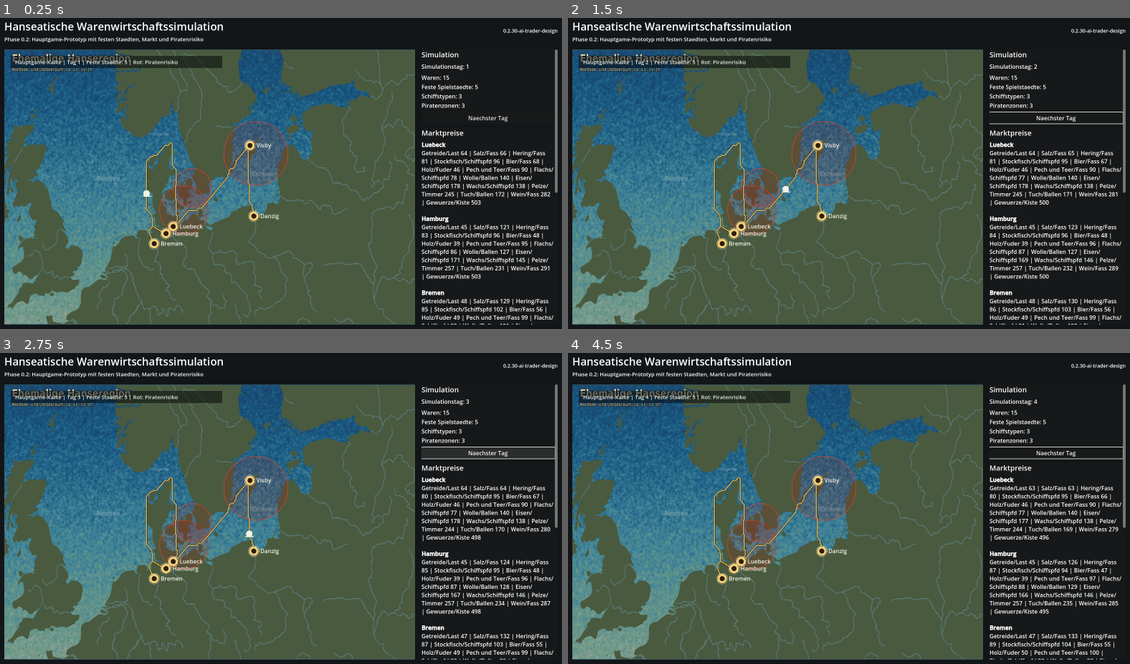
Above: before the commit, frames 1-4 (two rows, left to right).
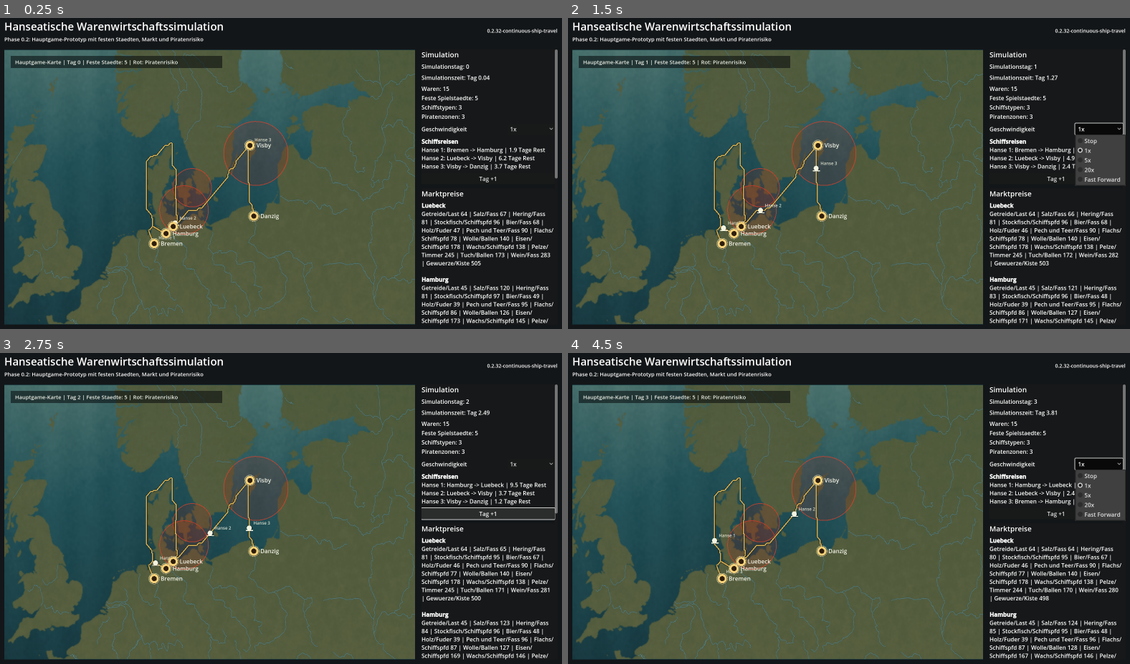
Above: after the commit, the same moments.

Repository: Lurchi-it-is/Patrizier_Remake
Game: Godot game, scene res://scenes/launcher.tscn
Two runs of this game, one before a commit and one after it. Both use one fixed random seed, a clock stepped at 60 frames per second and the inputs below.
Inputs (mouse positions are in pixels of both pictures, inside the frame that each line leads up to):
- Up to frame 1 (0.25 s): no input
- Up to frame 2 (1.5 s): click "Naechster Tag" (after the commit: "Tag +1") at 0.5 s; click (1096, 129) at 1.25 s, where only the run after the commit has a clickable "1x"
- Up to frame 3 (2.75 s): click "Naechster Tag" (after the commit: "Tag +1") at 2 s
- Up to frame 4 (4.5 s): click (1096, 464) at 2.75 s, where only the run after the commit has a clickable "1x"; click "Naechster Tag" (after the commit: "Tag +1") at 3.5 s; click (1096, 464) at 4.25 s, where only the run after the commit has a clickable "1x"

The runs differ from the first frame. In frame 1, 28% of the frame differs, in the area x 0-100%, y 3-99%; in frame 2, 29%; in frame 3, 28%; in frame 4, 29%.

Commit message:
Add continuous ship travel controls

Diff:
--- a/assets/maps/hanse_region_1600x900.json
+++ b/assets/maps/hanse_region_1600x900.json
@@ -16,6 +16,10 @@
     "Natural Earth 1:10m rivers and lake centerlines",
     "Researched historical waterway references for selected Hanse cities"
   ],
+  "visual_style": {
+    "name": "modern_hanse_sea_chart",
+    "basis": "Historically inspired Hanse sea chart with modern readability, muted land colors, brass accents and a teal North/Baltic Sea palette."
+  },
   "historical_waterways": [
     {
       "id": "thames_london",
--- a/project.godot
+++ b/project.godot
@@ -7,7 +7,7 @@
 
 config/name="Hanseatische Warenwirtschaftssimulation"
 config/description="Datengetriebene Hanse-Handels- und Seeschlacht-Simulation."
-config/version="0.2.30-ai-trader-design"
+config/version="0.2.32-continuous-ship-travel"
 run/main_scene="res://scenes/launcher.tscn"
 config/features=PackedStringArray("4.3")
 
--- a/scripts/main_game.gd
+++ b/scripts/main_game.gd
@@ -5,11 +5,28 @@
 const CombatResolver = preload("res://scripts/simulation/combat_resolver.gd")
 const MapView = preload("res://scripts/ui/map_view.gd")
 
+const DEMO_ROUTE: Array[String] = ["bremen", "hamburg", "luebeck", "visby", "danzig"]
+const BASE_SHIP_PIXELS_PER_DAY := 80.0
+const SPEED_OPTIONS := [
+	{"label": "Stop", "days_per_second": 0.0},
+	{"label": "1x", "days_per_second": 0.18},
+	{"label": "5x", "days_per_second": 0.90},
+	{"label": "20x", "days_per_second": 3.60},
+	{"label": "Fast Forward", "days_per_second": 10.0},
+]
+
 var catalog: Dictionary = {}
 var simulation
 var combat_preview: Dictionary = {}
+var simulation_time_days: float = 0.0
+var current_speed_index: int = 1
+var demo_ships: Array = []
+var ship_type_by_id: Dictionary = {}
 
 var day_label: Label
+var clock_label: Label
+var speed_select: OptionButton
+var travel_label: RichTextLabel
 var market_label: RichTextLabel
 var combat_label: RichTextLabel
 var map_view
@@ -17,11 +34,28 @@
 func _ready() -> void:
 	var loader := CatalogLoader.new()
 	catalog = loader.load_all()
+	_index_ship_types()
 	simulation = SimulationState.new(catalog)
-	simulation.advance_days(1)
+	_initialize_demo_ships()
 	combat_preview = _resolve_demo_combat()
 
 	_build_layout()
+	_refresh_ui()
+	set_process(true)
+
+func _process(delta: float) -> void:
+	var days_delta: float = float(SPEED_OPTIONS[current_speed_index]["days_per_second"]) * delta
+	if days_delta <= 0.0:
+		return
+
+	simulation_time_days += days_delta
+	_advance_demo_ships(days_delta)
+
+	var full_days: int = int(floor(simulation_time_days)) - simulation.day
+	if full_days > 0:
+		simulation.advance_days(full_days)
+		combat_preview = _resolve_demo_combat()
+
 	_refresh_ui()
 
 func _build_layout() -> void:
@@ -113,6 +147,9 @@
 	day_label = Label.new()
 	content.add_child(day_label)
 
+	clock_label = Label.new()
+	content.add_child(clock_label)
+
 	var stats := Label.new()
 	stats.text = "Waren: %d\nFeste Spielstaedte: %d\nSchiffstypen: %d\nPiratenzonen: %d" % [
 		catalog.get("goods", []).size(),
@@ -122,8 +159,30 @@
 	]
 	content.add_child(stats)
 
+	var speed_row := HBoxContainer.new()
+	speed_row.add_theme_constant_override("separation", 8)
+	content.add_child(speed_row)
+
+	var speed_label := Label.new()
+	speed_label.text = "Geschwindigkeit"
+	speed_label.size_flags_horizontal = Control.SIZE_EXPAND_FILL
+	speed_row.add_child(speed_label)
+
+	speed_select = OptionButton.new()
+	for index in range(SPEED_OPTIONS.size()):
+		speed_select.add_item(String(SPEED_OPTIONS[index]["label"]), index)
+	speed_select.selected = current_speed_index
+	speed_select.item_selected.connect(_on_speed_selected)
+	speed_row.add_child(speed_select)
+
+	travel_label = RichTextLabel.new()
+	travel_label.bbcode_enabled = true
+	travel_label.fit_content = true
+	travel_label.custom_minimum_size = Vector2(320, 92)
+	content.add_child(travel_label)
+
 	var advance := Button.new()
-	advance.text = "Naechster Tag"
+	advance.text = "Tag +1"
 	advance.pressed.connect(_on_advance_day_pressed)
 	content.add_child(advance)
 
@@ -174,9 +233,12 @@
 
 func _refresh_ui() -> void:
 	day_label.text = "Simulationstag: %d" % simulation.day
+	clock_label.text = "Simulationszeit: Tag %.2f" % simulation_time_days
+	travel_label.text = _travel_preview()
 	market_label.text = _market_preview()
 	combat_label.text = _combat_preview()
 	map_view.set_simulation_day(simulation.day)
+	map_view.set_route_ships(_map_ship_entries())
 
 func _market_preview() -> String:
 	var lines: Array[String] = []
@@ -229,9 +291,117 @@
 	})
 
 func _on_advance_day_pressed() -> void:
+	simulation_time_days = max(simulation_time_days, float(simulation.day)) + 1.0
+	_advance_demo_ships(1.0)
 	simulation.advance_days(1)
+	combat_preview = _resolve_demo_combat()
 	_refresh_ui()
 
 func _on_resolve_combat_pressed() -> void:
 	combat_preview = _resolve_demo_combat()
 	_refresh_ui()
+
+func _on_speed_selected(index: int) -> void:
+	current_speed_index = clampi(index, 0, SPEED_OPTIONS.size() - 1)
+	_refresh_ui()
+
+func _index_ship_types() -> void:
+	ship_type_by_id.clear()
+	for ship_type_entry in catalog.get("ship_types", []):
+		var ship_type: Dictionary = ship_type_entry
+		ship_type_by_id[String(ship_type.get("id", ""))] = ship_type
+
+func _initialize_demo_ships() -> void:
+	demo_ships = [
+		{"name": "Hanse 1", "ship_type": "kogge", "route_index": 0, "elapsed_days": 0.0},
+		{"name": "Hanse 2", "ship_type": "kogge", "route_index": 2, "elapsed_days": 0.0},
+		{"name": "Hanse 3", "ship_type": "kogge", "route_index": 3, "elapsed_days": 0.0},
+	]
+
+func _advance_demo_ships(days_delta: float) -> void:
+	for ship_entry in demo_ships:
+		var ship: Dictionary = ship_entry
+		var remaining_days: float = days_delta
+		while remaining_days > 0.0:
+			var travel_days: float = _ship_segment_travel_days(ship)
+			if travel_days <= 0.0:
+				_advance_ship_segment(ship)
+				break
+
+			var elapsed: float = float(ship.get("elapsed_days", 0.0))
+			var segment_remaining: float = travel_days - elapsed
+			if remaining_days < segment_remaining:
+				ship["elapsed_days"] = elapsed + remaining_days
+				break
+
+			remaining_days -= segment_remaining
+			ship["elapsed_days"] = 0.0
+			_advance_ship_segment(ship)
+
+func _advance_ship_segment(ship: Dictionary) -> void:
+	var route_index: int = int(ship.get("route_index", 0))
+	route_index = (route_index + 1) % (DEMO_ROUTE.size() - 1)
+	ship["route_index"] = route_index
+
+func _ship_segment_travel_days(ship: Dictionary) -> float:
+	var from_city_id: String = _ship_from_city(ship)
+	var to_city_id: String = _ship_to_city(ship)
+	var distance_px: float = map_view.get_route_distance_px(from_city_id, to_city_id) if map_view != null else 0.0
+	var speed: float = _ship_speed(ship)
+	if speed <= 0.0:
+		return 0.0
+	return max(0.1, distance_px / (BASE_SHIP_PIXELS_PER_DAY * speed))
+
+func _ship_speed(ship: Dictionary) -> float:
+	var ship_type_id: String = String(ship.get("ship_type", "kogge"))
+	var ship_type: Dictionary = ship_type_by_id.get(ship_type_id, {})
+	return float(ship_type.get("speed", 1.0))
+
+func _ship_from_city(ship: Dictionary) -> String:
+	var route_index: int = clampi(int(ship.get("route_index", 0)), 0, DEMO_ROUTE.size() - 2)
+	return DEMO_ROUTE[route_index]
+
+func _ship_to_city(ship: Dictionary) -> String:
+	var route_index: int = clampi(int(ship.get("route_index", 0)), 0, DEMO_ROUTE.size() - 2)
+	return DEMO_ROUTE[route_index + 1]
+
+func _ship_progress(ship: Dictionary) -> float:
+	var travel_days: float = _ship_segment_travel_days(ship)
+	if travel_days <= 0.0:
+		return 1.0
+	return clampf(float(ship.get("elapsed_days", 0.0)) / travel_days, 0.0, 1.0)
+
+func _map_ship_entries() -> Array:
+	var ships: Array = []
+	for ship_entry in demo_ships:
+		var ship: Dictionary = ship_entry
+		ships.append({
+			"name": String(ship.get("name", "")),
+			"from": _ship_from_city(ship),
+			"to": _ship_to_city(ship),
+			"progress": _ship_progress(ship),
+		})
+	return ships
+
+func _travel_preview() -> String:
+	var lines: Array[String] = ["[b]Schiffsreisen[/b]"]
+	for ship_entry in demo_ships:
+		var ship: Dictionary = ship_entry
+		var from_city_id: String = _ship_from_city(ship)
+		var to_city_id: String = _ship_to_city(ship)
+		var travel_days: float = _ship_segment_travel_days(ship)
+		var remaining_days: float = max(0.0, travel_days - float(ship.get("elapsed_days", 0.0)))
+		lines.append("%s: %s -> %s | %.1f Tage Rest" % [
+			String(ship.get("name", "")),
+			_city_name(from_city_id),
+			_city_name(to_city_id),
+			remaining_days
+		])
+	return "\n".join(lines)
+
+func _city_name(city_id: String) -> String:
+	for city_entry in catalog.get("cities", []):
+		var city: Dictionary = city_entry
+		if String(city.get("id", "")) == city_id:
+			return String(city.get("name", city_id))
+	return city_id
--- a/scripts/map_editor.gd
+++ b/scripts/map_editor.gd
@@ -3,7 +3,7 @@
 const CatalogLoader = preload("res://scripts/data/catalog_loader.gd")
 const MapView = preload("res://scripts/ui/map_view.gd")
 const CITY_VALUES_EXPORT_PATH := "user://custom_map_city_values.json"
-const EDITOR_VERSION := "0.2.30-ai-trader-design"
+const EDITOR_VERSION := "0.2.32-continuous-ship-travel"
 const POPULATION_GROUP_DISTRIBUTION_BY_KIND := {
 	"core": {"poor": 0.40, "craftsmen": 0.35, "burghers": 0.20, "patricians": 0.05},
 	"kontor": {"poor": 0.35, "craftsmen": 0.25, "burghers": 0.30, "patricians": 0.10},
--- a/scripts/ui/map_view.gd
+++ b/scripts/ui/map_view.gd
@@ -12,6 +12,7 @@
 var cities: Array = []
 var navigation_routes: Dictionary = {}
 var navigation_city_harbors: Dictionary = {}
+var route_ships: Array = []
 var editor_cities: Array = []
 var placed_editor_city_ids: Array[String] = []
 var selected_editor_city_id: String = ""
@@ -90,6 +91,10 @@
 	simulation_day = day
 	queue_redraw()
 
+func set_route_ships(ships: Array) -> void:
+	route_ships = ships.duplicate(true)
+	queue_redraw()
+
 func set_layers(is_game_layer_visible: bool, is_editor_layer_visible: bool) -> void:
 	show_game_layer = is_game_layer_visible
 	show_editor_layer = is_editor_layer_visible
@@ -101,6 +106,7 @@
 	_draw_pirate_zones()
 	if show_game_layer:
 		_draw_routes()
+		_draw_route_ships()
 		_draw_cities()
 	if show_editor_layer:
 		_draw_editor_cities()
@@ -141,9 +147,32 @@
 			draw_line(route_points[point_index], route_points[point_index + 1], Color(0.08, 0.06, 0.03, 0.58), 5.5)
 			draw_line(route_points[point_index], route_points[point_index + 1], Color(0.95, 0.78, 0.36, 0.86), 3.0)
 
-	var ship_position := _interpolate_route(route)
+	if not route_ships.is_empty():
+		return
+
+	var ship_position := _interpolate_demo_route(route)
 	draw_circle(ship_position, 9.0, Color(0.96, 0.96, 0.88))
 	draw_line(ship_position + Vector2(-10, 8), ship_position + Vector2(12, 8), Color(0.96, 0.96, 0.88), 3.0)
+
+func _draw_route_ships() -> void:
+	var font := get_theme_default_font()
+	for ship_entry in route_ships:
+		var ship: Dictionary = ship_entry
+		var from_city_id := String(ship.get("from", ""))
+		var to_city_id := String(ship.get("to", ""))
+		var progress := clampf(float(ship.get("progress", 0.0)), 0.0, 1.0)
+		var route_points := _navigation_points_between(from_city_id, to_city_id)
+		if route_points.size() < 2:
+			route_points = [_city_position(from_city_id), _city_position(to_city_id)]
+
+		var ship_position := _interpolate_polyline(route_points, progress)
+		draw_circle(ship_position + Vector2(1.5, 2.0), 8.0, Color(0.02, 0.02, 0.02, 0.42))
+		draw_circle(ship_position, 7.0, Color(0.96, 0.96, 0.88))
+		draw_line(ship_position + Vector2(-9, 7), ship_position + Vector2(11, 7), Color(0.96, 0.96, 0.88), 2.5)
+
+		var ship_name := String(ship.get("name", ""))
+		if not ship_name.is_empty():
+			draw_string(font, ship_position + Vector2(12, -9), ship_name, HORIZONTAL_ALIGNMENT_LEFT, -1.0, 12, Color(0.96, 0.96, 0.88, 0.86))
 
 func _draw_cities() -> void:
 	var font := get_theme_default_font()
@@ -355,13 +384,26 @@
 		points.append(_scale_position(point))
 	return points
 
+func get_route_distance_px(from_city_id: String, to_city_id: String) -> float:
+	var key := "%s__%s" % [from_city_id, to_city_id]
+	if navigation_routes.has(key):
+		var route: Dictionary = navigation_routes[key]
+		return float(route.get("distance_px", 0.0))
+
+	key = "%s__%s" % [to_city_id, from_city_id]
+	if navigation_routes.has(key):
+		var route: Dictionary = navigation_routes[key]
+		return float(route.get("distance_px", 0.0))
+
+	return _city_position(from_city_id).distance_to(_city_position(to_city_id))
+
 func _scale_position(position: Dictionary) -> Vector2:
 	return Vector2(
 		float(position.get("x", 0.0)) / SOURCE_MAP_SIZE.x * size.x,
 		float(position.get("y", 0.0)) / SOURCE_MAP_SIZE.y * size.y
 	)
 
-func _interpolate_route(route: Array) -> Vector2:
+func _interpolate_demo_route(route: Array) -> Vector2:
 	if route.size() < 2:
 		return size * 0.5
 
Binary file changed: assets/maps/hanse_region_1600x900.png
Not shown, changed: CHANGELOG.md
Not shown, changed: README.md
Not shown, changed: VERSION
Not shown, changed: docs/AI_TRADER_DESIGN.md
Not shown, changed: docs/ARCHITECTURE.md
Not shown, changed: docs/DEVELOPMENT.md
Not shown, changed: docs/HANSE_ECONOMY_BALANCING.md
Not shown, changed: docs/PROJECT_PLAN.md
Not shown, changed: tools/generate_hanse_region_map.py
